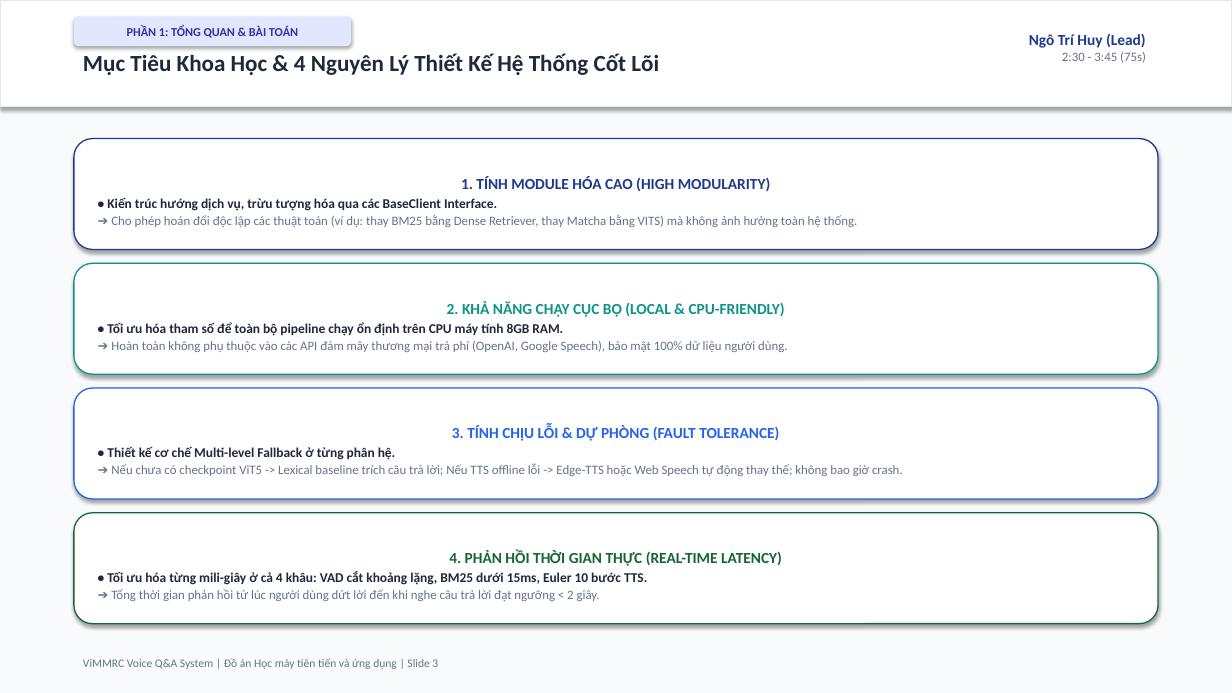
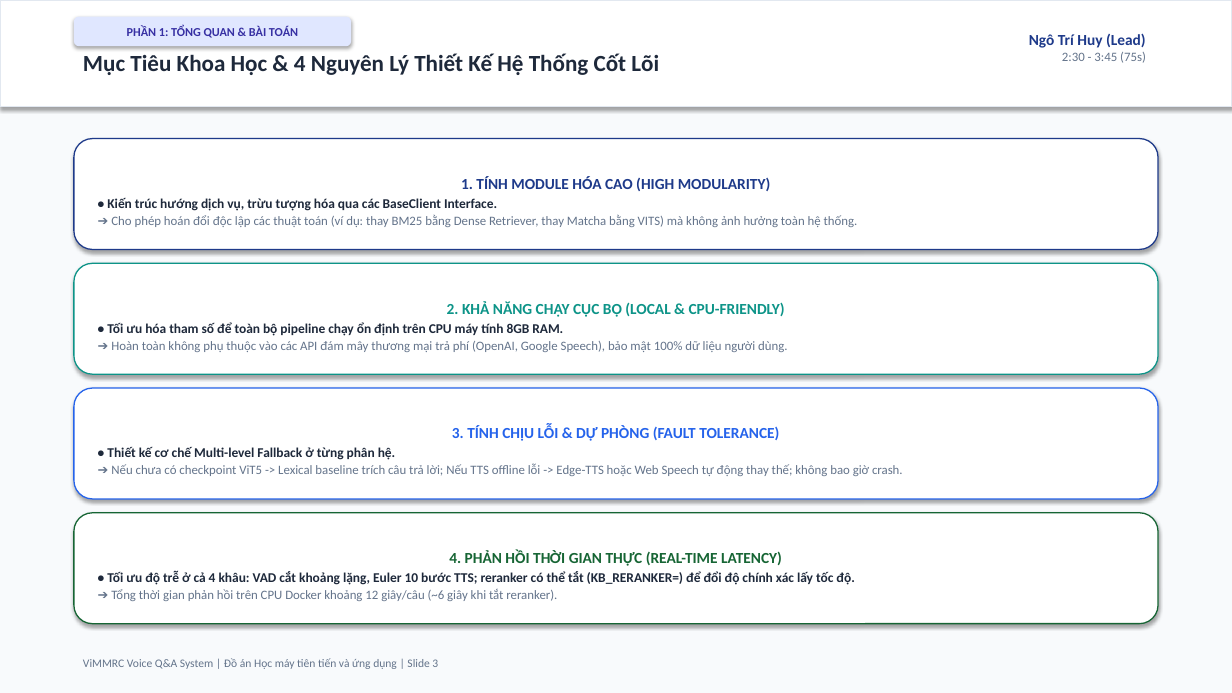
Before and after one commit to ngohuy04022000/vimmrc-qa-voice, a slide deck: slide 3 of docs/ViMMRC_Presentation_30min.pptx. Drawn at 1232x693 pixels with LibreOffice and Linux fonts; fonts in the diff are those of the drawing. Boxes give left, top, right and bottom in pixels: in the first picture for what was removed or moved away, otherwise in the second. Text is boxed around its words. In the diff, an @@ line names an element or a change of style, - is before the commit and + after.

```diff
--- a/docs/ViMMRC_Presentation_30min.pptx
+++ b/docs/ViMMRC_Presentation_30min.pptx
@@ text in rounded rectangle at (x1=107, y1=571, x2=854, y2=601): text changed @@
-• Tối ưu hóa từng mili-giây ở cả 4 khâu: VAD cắt khoảng lặng, BM25 dưới 15ms, Euler 10 bước TTS.
-➔ Tổng thời gian phản hồi từ lúc người dùng dứt lời đến khi nghe câu trả lời đạt ngưỡng < 2 giây.
+• Tối ưu độ trễ ở cả 4 khâu: VAD cắt khoảng lặng, Euler 10 bước TTS; reranker có thể tắt (KB_RERANKER=) để đổi độ chính xác lấy tốc độ.
+➔ Tổng thời gian phản hồi trên CPU Docker khoảng 12 giây/câu (~6 giây khi tắt reranker).
```
Also in this commit, not shown: 6 other slides changed, 10 other files.
